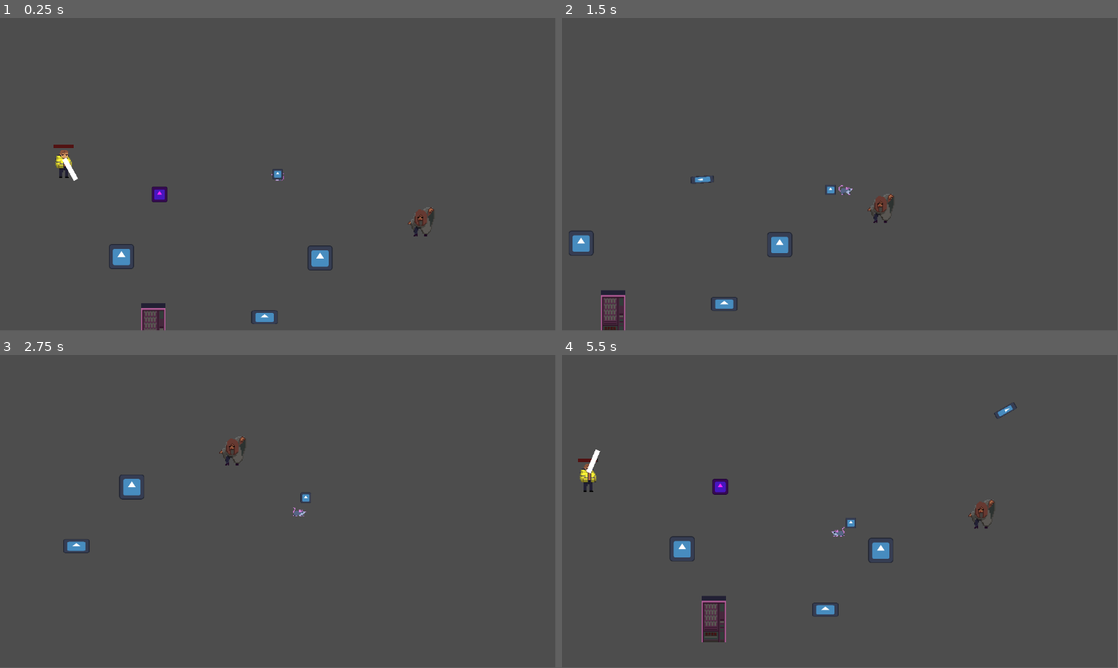
Above: before the commit, frames 1-4 (two rows, left to right).
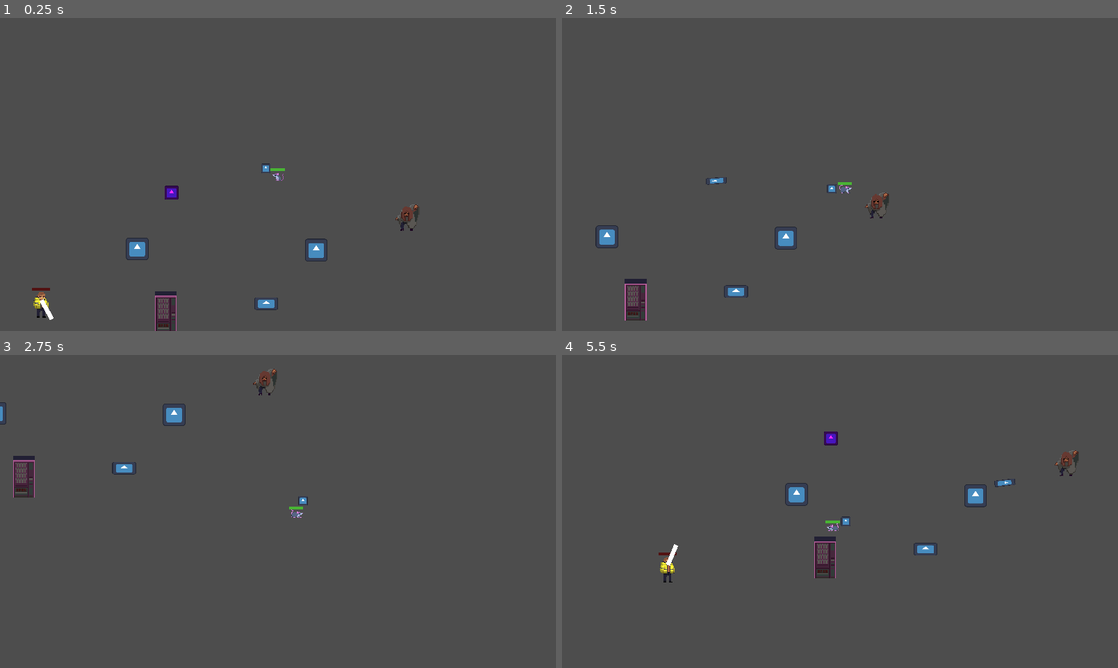
Above: after the commit, the same moments.

Repository: SwirlyQuentin/exploration-game
Game: Godot game, scene res://scenes/mainscenes/StartScene.tscn
The game is run twice, just before and just after one commit, with the same random seed, the same clock (stepped at 60 frames per second) and the same inputs. The engine's default icon, where the game draws it, is replaced by a stand-in: a white triangle on a blue panel in a dark square.
Inputs (mouse positions are in pixels of both pictures, inside the frame that each line leads up to):
- Up to frame 1 (0.25 s): no input
- Up to frame 2 (1.5 s): tap Enter (enter) at 0.5 s; move the mouse to (962, 158) at 0.52 s; hold D (right) 0.53-1.28 s; hold Enter (enter) 0.53-1.28 s; click (962, 158) at 0.8 s; move the mouse to (728, 190) at 1.27 s; hold S (down) from 1.28 s (still down); click (728, 190) at 1.35 s
- Up to frame 3 (2.75 s): tap Shift (dash, bound only after the commit) at 1.55 s; move the mouse to (333, 442) at 2.02 s; release S (down) at 2.03 s; hold D (right) from 2.03 s (still down); hold Shift (dash, bound only after the commit) from 2.03 s (still down); tap Enter (enter) at 2.3 s
- Up to frame 4 (5.5 s): move the mouse to (812, 574) at 2.77 s; release D (right) at 2.78 s; release Shift (dash, bound only after the commit) at 2.78 s; hold W (up) 2.78-3.53 s; tap Enter (enter) at 2.85, 4.55 s; click (812, 574) at 3.05 s; move the mouse to (1006, 558) at 3.52 s; hold E (interact) 3.53-4.28 s; hold A (left) 3.53-5.03 s; tap Shift (dash, bound only after the commit) at 3.8 s; move the mouse to (673, 464) at 4.27 s; click (673, 464) at 4.35 s; move the mouse to (867, 511) at 5.02 s; hold S (down) from 5.03 s (still down); hold Shift (dash, bound only after the commit) from 5.03 s (still down); click (867, 511) at 5.3 s
In our replay, the window is 799x449 before the commit and 800x450 after it. These sizes can differ from the game's own. Grey fills any space a smaller window leaves; there, only what the larger window draws over its background counts as a difference.

The runs differ from the first frame. In frame 1, 2.5% of the frame differs, in the area x 5-78%, y 40-100%; in frame 2, 2.2%; in frame 3, 1.5%; in frame 4, 3.2%, in the area x 2-93%, y 15-92%.

Commit message:
adding player health + player dash

Diff:
--- a/project.godot
+++ b/project.godot
@@ -22,6 +22,12 @@
 PlayerManager="*res://scenes/globals/PlayerManager.tscn"
 DevConsole="*res://scenes/globals/DevConsole.tscn"
 WorldLoader="*res://scenes/globals/WorldLoader.tscn"
+
+[display]
+
+window/size/viewport_width=1280
+window/size/viewport_height=720
+window/stretch/mode="canvas_items"
 
 [global_group]
 
@@ -81,6 +87,11 @@
 "events": [Object(InputEventKey,"resource_local_to_scene":false,"resource_name":"","device":-1,"window_id":0,"alt_press …(191 unchanged characters)…
 ]
 }
+dash={
+"deadzone": 0.5,
+"events": [Object(InputEventKey,"resource_local_to_scene":false,"resource_name":"","device":-1,"window_id":0,"alt_pressed":false,"shift_pressed":false,"ctrl_pressed":false,"meta_pressed":false,"pressed":false,"keycode":0,"physical_keycode":4194325,"key_label":0,"unicode":0,"location":0,"echo":false,"script":null)
+]
+}
 
 [layer_names]
 
@@ -88,6 +99,7 @@
 2d_physics/layer_2="interactables"
 2d_physics/layer_3="load"
 2d_physics/layer_4="damagables"
+2d_physics/layer_5="player"
 
 [rendering]
 
--- a/scenes/Weapons/StandardBullet.tscn
+++ b/scenes/Weapons/StandardBullet.tscn
@@ -7,6 +7,8 @@
 radius = 14.0357
 
 [node name="StandardBullet" type="Area2D"]
+collision_layer = 16
+collision_mask = 16
 script = ExtResource("1_m2dcw")
 
 [node name="Sprite2D" type="Sprite2D" parent="."]
@@ -15,3 +17,5 @@
 
 [node name="CollisionShape2D" type="CollisionShape2D" parent="."]
 shape = SubResource("CircleShape2D_0o4l0")
+
+[connection signal="area_entered" from="." to="." method="_on_area_entered"]
--- a/scenes/globals/GameStateMachine.tscn
+++ b/scenes/globals/GameStateMachine.tscn
@@ -1,10 +1,14 @@
-[gd_scene load_steps=3 format=3 uid="uid://mqaw4lxou51x"]
+[gd_scene load_steps=4 format=3 uid="uid://mqaw4lxou51x"]
 
 [ext_resource type="Script" path="res://scripts/gamestate/GameStateMachine.gd" id="1_efl6x"]
 [ext_resource type="Script" path="res://scripts/gamestate/states/TestState.gd" id="2_p445w"]
+[ext_resource type="Script" path="res://scripts/gamestate/states/GameState.gd" id="3_qrykb"]
 
 [node name="GameStateMachine" type="Node"]
 script = ExtResource("1_efl6x")
 
 [node name="TestState" type="Node" parent="."]
 script = ExtResource("2_p445w")
+
+[node name="GameState" type="Node" parent="."]
+script = ExtResource("3_qrykb")
--- /dev/null
+++ b/scenes/mainscenes/World.tscn
@@ -0,0 +1,54 @@
+[gd_scene load_steps=10 format=3 uid="uid://ccjli0aqghxt3"]
+
+[ext_resource type="Script" path="res://scripts/main-scenes/World.gd" id="1_rq7sy"]
+[ext_resource type="PackedScene" uid="uid://bgjksx2dl5l4d" path="res://scenes/puzzles/SwitchPuzzle.tscn" id="2_giafk"]
+[ext_resource type="Script" path="res://scripts/item-containers/Collectables.gd" id="3_k0hns"]
+[ext_resource type="Script" path="res://scripts/item-containers/Chests.gd" id="4_0nyb6"]
+[ext_resource type="PackedScene" uid="uid://df7eh6265reu1" path="res://scenes/environment/Pillar.tscn" id="5_dwr54"]
+[ext_resource type="PackedScene" uid="uid://vksaete574p5" path="res://scenes/player/Player.tscn" id="6_3ivhj"]
+[ext_resource type="PackedScene" uid="uid://cl2vlx7i0bahw" path="res://scenes/enemies/Dummy.tscn" id="7_brlag"]
+[ext_resource type="PackedScene" uid="uid://b2mm47w0a8n8s" path="res://scenes/enemies/ShootingEnemy.tscn" id="8_cfopl"]
+
+[sub_resource type="TileSet" id="TileSet_1syt8"]
+
+[node name="World" type="Node"]
+script = ExtResource("1_rq7sy")
+
+[node name="Map" type="TileMap" parent="."]
+tile_set = SubResource("TileSet_1syt8")
+format = 2
+
+[node name="SwitchPuzzle" parent="." instance=ExtResource("2_giafk")]
+position = Vector2(568, 351)
+
+[node name="CollectableLocations" type="Node" parent="."]
+script = ExtResource("3_k0hns")
+
+[node name="CollectableLocation" type="Marker2D" parent="CollectableLocations" groups=["Collectables"]]
+position = Vector2(430, 221)
+
+[node name="ChestLocations" type="Node" parent="."]
+script = ExtResource("4_0nyb6")
+
+[node name="ChestLoc" type="Marker2D" parent="ChestLocations"]
+position = Vector2(647, 462)
+
+[node name="Collectables" type="Node" parent="."]
+unique_name_in_owner = true
+
+[node name="Chests" type="Node" parent="."]
+
+[node name="YSort" type="Node2D" parent="."]
+y_sort_enabled = true
+
+[node name="Pillar" parent="YSort" instance=ExtResource("5_dwr54")]
+position = Vector2(417, 519)
+
+[node name="Player" parent="YSort" instance=ExtResource("6_3ivhj")]
+position = Vector2(675, 179)
+
+[node name="Dummy" parent="YSort" instance=ExtResource("7_brlag")]
+position = Vector2(973, 268)
+
+[node name="ShootingEnemy" parent="." instance=ExtResource("8_cfopl")]
+position = Vector2(124, 470)
--- a/scenes/player/Player.tscn
+++ b/scenes/player/Player.tscn
@@ -1,9 +1,10 @@
-[gd_scene load_steps=14 format=3 uid="uid://vksaete574p5"]
+[gd_scene load_steps=18 format=3 uid="uid://vksaete574p5"]
 
 [ext_resource type="Script" path="res://scripts/player/Player.gd" id="1_qp76k"]
 [ext_resource type="Texture2D" uid="uid://cg44664s6ywtq" path="res://icon.svg" id="2_8ktw0"]
 [ext_resource type="Texture2D" uid="uid://d2gj881el3t3f" path="res://assets/rat/RatIdle.png" id="2_30587"]
 [ext_resource type="Texture2D" uid="uid://by7ebbyo33m2p" path="res://assets/rat/RatWalk.png" id="3_ctwio"]
+[ext_resource type="Script" path="res://scripts/player/Health.gd" id="5_yhv6a"]
 
 [sub_resource type="AtlasTexture" id="AtlasTexture_v3td0"]
 atlas = ExtResource("2_30587")
@@ -62,6 +63,15 @@
 [sub_resource type="RectangleShape2D" id="RectangleShape2D_hvyej"]
 size = Vector2(57.7778, 42.2222)
 
+[sub_resource type="RectangleShape2D" id="RectangleShape2D_xsmk2"]
+size = Vector2(37.7778, 44.4444)
+
+[sub_resource type="StyleBoxFlat" id="StyleBoxFlat_hhor8"]
+bg_color = Color(0.285194, 0.70737, 0.202176, 1)
+
+[sub_resource type="Theme" id="Theme_2x4k7"]
+ProgressBar/styles/fill = SubResource("StyleBoxFlat_hhor8")
+
 [node name="Player" type="CharacterBody2D" groups=["player"]]
 scale = Vector2(0.45, 0.45)
 script = ExtResource("1_qp76k")
@@ -73,6 +83,7 @@
 autoplay = "default"
 
 [node name="Collision" type="CollisionShape2D" parent="."]
+visible = false
 position = Vector2(2.22222, 27.4167)
 shape = SubResource("RectangleShape2D_vbaur")
 
@@ -100,6 +111,7 @@
 collision_mask = 2
 
 [node name="CollisionShape2D" type="CollisionShape2D" parent="InteractiveTrigger"]
+visible = false
 position = Vector2(0, 12.2222)
 shape = SubResource("RectangleShape2D_hvyej")
 
@@ -115,5 +127,24 @@
 drag_right_margin = 0.05
 drag_bottom_margin = 0.05
 
+[node name="Hitbox" type="Area2D" parent="." groups=["player"]]
+collision_layer = 16
+collision_mask = 16
+
+[node name="CollisionShape2D" type="CollisionShape2D" parent="Hitbox"]
+position = Vector2(-2.22222, 11.1111)
+shape = SubResource("RectangleShape2D_xsmk2")
+
+[node name="Health" type="Node2D" parent="."]
+script = ExtResource("5_yhv6a")
+
+[node name="HealthBar" type="ProgressBar" parent="Health"]
+offset_left = -37.7778
+offset_top = -31.1111
+offset_right = 34.2222
+offset_bottom = -17.1111
+theme = SubResource("Theme_2x4k7")
+show_percentage = false
+
 [connection signal="area_entered" from="RenderDistance" to="." method="_on_render_distance_area_entered"]
 [connection signal="area_exited" from="RenderDistance" to="." method="_on_render_distance_area_exited"]
--- a/scripts/gamestate/GameStateMachine.gd
+++ b/scripts/gamestate/GameStateMachine.gd
@@ -1,13 +1,15 @@
 extends Node
 
 @onready var testState = $TestState
+@onready var gameState = $GameState
 
 var states = {}
 var current_state: BaseState = null
 
 func _ready() -> void:
 	add_state("testState", testState)
-	change_state("testState")
+	add_state("gameState", gameState)
+	change_state("gameState")
 	pass
 
 func add_state(state_name: String, state: BaseState) -> void:
--- /dev/null
+++ b/scripts/gamestate/states/GameState.gd
@@ -0,0 +1,5 @@
+extends BaseState
+
+func enter() -> void:
+	get_tree().change_scene_to_file("res://scenes/mainscenes/World.tscn")
+	pass
--- /dev/null
+++ b/scripts/main-scenes/World.gd
@@ -0,0 +1,6 @@
+extends Node
+
+
+# Called when the node enters the scene tree for the first time.
+func _ready() -> void:
+	Signals.emit_signal("loadObjects")
--- /dev/null
+++ b/scripts/player/Health.gd
@@ -0,0 +1,20 @@
+extends Node
+
+
+@export var maxHealth = 100
+@onready var healthBar:ProgressBar = $HealthBar
+var currentHealth
+signal die
+
+func _ready():
+    currentHealth = maxHealth
+    healthBar.max_value = maxHealth
+    healthBar.value = maxHealth
+
+func takeDamage(damage):
+    currentHealth -= damage
+    healthBar.value = currentHealth
+    print("DAMAGE TAKEN ", currentHealth)
+    if (currentHealth <= 0):
+        emit_signal("die")
+    pass
--- a/scripts/player/Player.gd
+++ b/scripts/player/Player.gd
@@ -5,72 +5,120 @@
 @onready var shootingPoint = $Hand/ShootingPoint
 @onready var hand = $Hand
 @onready var sprite:AnimatedSprite2D = $Rat
+@onready var health = $Health
+@onready var hitBox = $Hitbox
 
 const speed = 300.0
 var handDistance = 70
+@export var dashTime = 0.2
+var dashTimer = 0
+var dashSpeed = 600
+var dashing = false
+var direction = Vector2()
+var dead = false
+
+func _ready():
+    health.connect("die", die)
 
 
 func _input(event):
-	if (event.is_action_pressed("shoot")):
-		shoot()
+    if (event.is_action_pressed("shoot")):
+        shoot()
+    elif (event.is_action_pressed("dash") && !dashing):
+        dash()
 
 
 func _physics_process(delta: float) -> void:
-	# Get the input direction and handle the movement/deceleration.
-	# As good practice, you should replace UI actions with custom gameplay actions.
+    # Get the input direction and handle the movement/deceleration.
+    # As good practice, you should replace UI actions with custom gameplay actions.
+    if (dead):
+        return
 
-	positionHand()
+    positionHand()
 
-	var xdirection = Input.get_axis("left", "right")
-	var ydirection = Input.get_axis("up", "down")
-	var direction = Vector2(xdirection, ydirection)
+    if (!dashing):
+        var xdirection = Input.get_axis("left", "right")
+        var ydirection = Input.get_axis("up", "down")
+        direction = Vector2(xdirection, ydirection)
 
-	if (!direction):
-		direction.x = move_toward(direction.x, 0, speed)
-		direction.y = move_toward(direction.y, 0, speed)
+        if (!direction):
+            direction.x = move_toward(direction.x, 0, speed)
+            direction.y = move_toward(direction.y, 0, speed)
 
 
-	if (xdirection < 0):
-		sprite.flip_h = false
-	elif (xdirection > 0):
-		sprite.flip_h = true
+        if (xdirection < 0):
+            sprite.flip_h = false
+        elif (xdirection > 0):
+            sprite.flip_h = true
 
-	if (direction != Vector2.ZERO):
-		sprite.animation = "running"
-	else:
-		sprite.animation = "default"
-		pass
+    if (direction != Vector2.ZERO):
+        sprite.animation = "running"
+    else:
+        sprite.animation = "default"
+        pass
+
+    if (dashing):
+        velocity = direction.normalized() * dashSpeed
+        checkDash(delta)
+    else:
+        velocity = direction.normalized() * speed
 
 
-	velocity = direction.normalized() * speed
-
-	move_and_slide()
+    move_and_slide()
 
 
 func _on_render_distance_area_entered(area:Area2D) -> void:
-	if (!area.parent.isPuzzle):
-		area.parent.setEnabled()
-		print("AREA ", area)
+    if (!area.parent.isPuzzle):
+        area.parent.setEnabled()
+        print("AREA ", area)
 
 
 func _on_render_distance_area_exited(area:Area2D) -> void:
-	if (!area.parent.isPuzzle):
-		area.parent.setDisabled()
+    if (!area.parent.isPuzzle):
+        area.parent.setDisabled()
 
 func shoot():
-	var b:Area2D = playerBullet.instantiate()
-	bulletContainer.add_child(b)
-	b.damage = int(randf_range(3 * (PlayerManager.data["totalCollectables"] + 1) , 6 * (PlayerManager.data["totalCollectables"] + 1)))
-	b.global_position = shootingPoint.global_position
-	b.direction = get_global_mouse_position() - shootingPoint.global_position
-	b.rotation = b.direction.angle() + deg_to_rad(90)
-	pass
+    var b:Area2D = playerBullet.instantiate()
+    bulletContainer.add_child(b)
+    b.damage = int(randf_range(3 * (PlayerManager.data["totalCollectables"] + 1) , 6 * (PlayerManager.data["totalCollectables"] + 1)))
+    b.global_position = shootingPoint.global_position
+    b.direction = get_global_mouse_position() - shootingPoint.global_position
+    b.rotation = b.direction.angle() + deg_to_rad(90)
+    pass
 
 
 func positionHand():
-	var tar = (get_global_mouse_position() - self.position).normalized()
-	tar *= handDistance
-	hand.position = tar
+    var tar = (get_global_mouse_position() - self.position).normalized()
+    tar *= handDistance
+    hand.position = tar
 
 
-	pass
+    pass
+
+func dash():
+    dashing = true
+    set_collision_layer_value(1, false)
+    set_collision_mask_value(1, false)
+    hitBox.set_collision_layer_value(5, false)
+    hitBox.set_collision_mask_value(5, false)
+    dashTimer = dashTime
+    if (direction == Vector2.ZERO):
+        if (sprite.flip_h):
+            direction = Vector2(1, 0)
+        else:
+            direction = Vector2(-1, 0)
+    pass
+func checkDash(delta):
+    dashTimer -= delta
+    if (dashTimer <= 0):
+        set_collision_layer_value(1, true)
+        set_collision_mask_value(1, true)
+        hitBox.set_collision_layer_value(5, true)
+        hitBox.set_collision_mask_value(5, true)
+        dashing = false
+        velocity = Vector2.ZERO
+
+func die():
+    dead = true
+    print("DEAD")
+    pass
--- a/scripts/weapons/StandardBullet.gd
+++ b/scripts/weapons/StandardBullet.gd
@@ -34,7 +34,8 @@
     self.global_position += speed * direction.normalized() * delta
 
 
-func _on_body_entered(body:Node2D) -> void:
-    if (body.is_in_group("player")):
-        body.takeDamage(damage)
+
+func _on_area_entered(area:Area2D) -> void:
+    if (area.is_in_group("player")):
+        area.get_parent().health.takeDamage(damage)
         queue_free()
